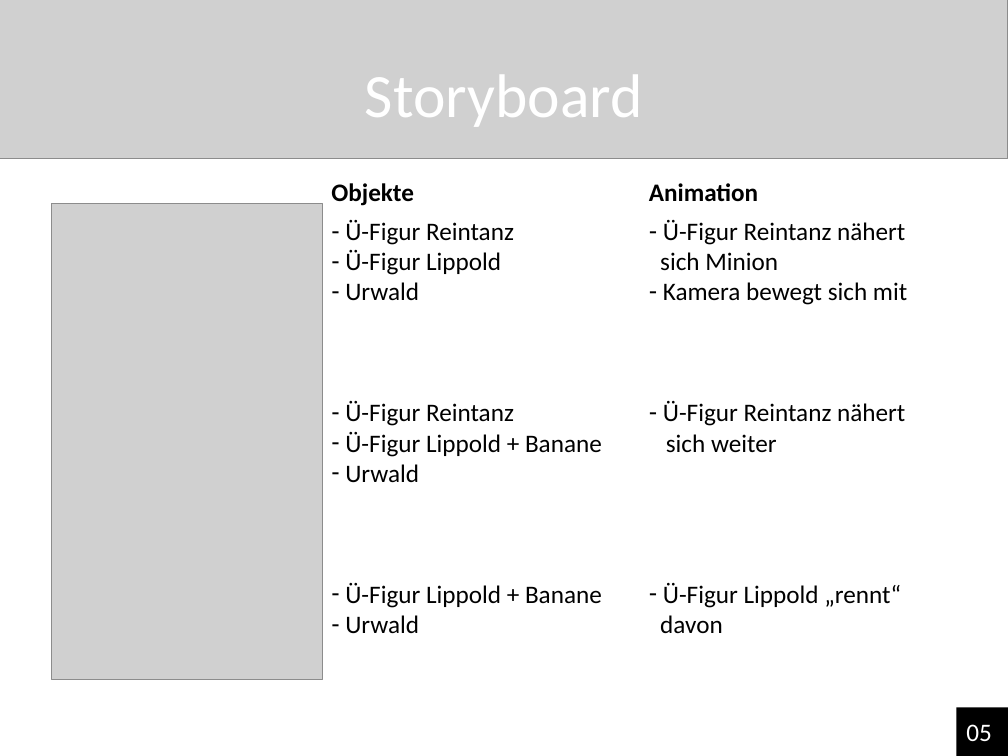
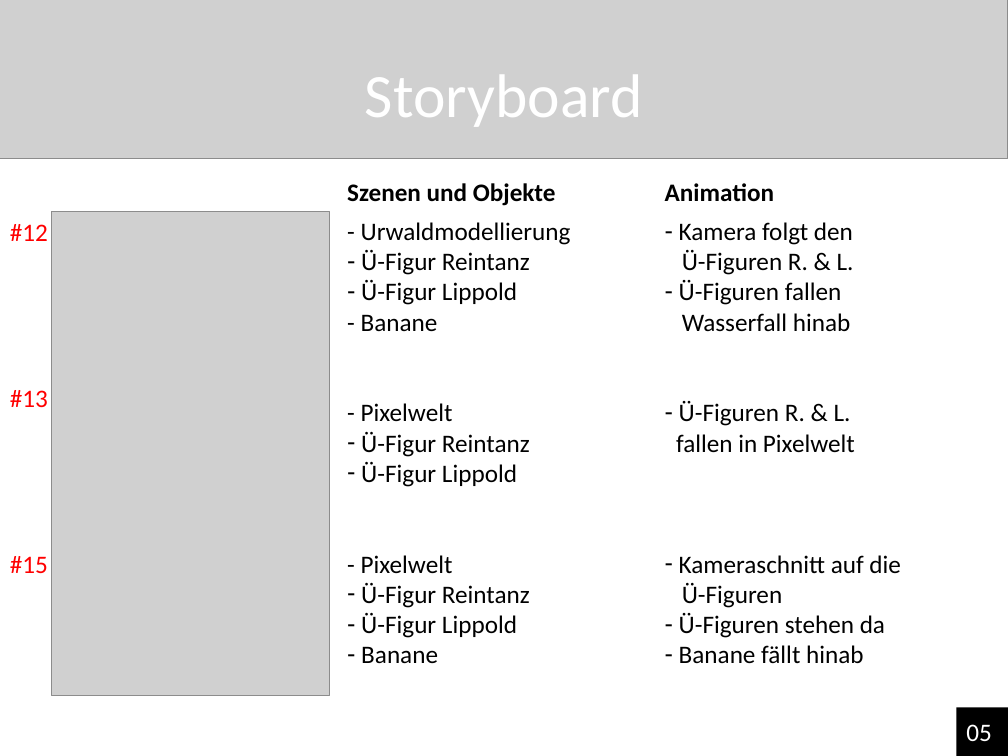
Before and after one commit to NReintanz/Pixie, a slide deck: slide 7 of 00_Organsiatorisches/Pixie‘s großes Abenteuer.pptx. Drawn at 1008x756 pixels with LibreOffice and Linux fonts; fonts in the diff are those of the drawing; grey boxes stand for pictures. Boxes give left, top, right and bottom in pixels: in the first picture for what was removed or moved away, otherwise in the second. Text is boxed around its words. In the diff, an @@ line names an element or a change of style, - is before the commit and + after.

```diff
--- a/00_Organsiatorisches/Pixie‘s großes Abenteuer.pptx
+++ b/00_Organsiatorisches/Pixie‘s großes Abenteuer.pptx
@@ text "Animation": place and size @@
-text "Animation" at box(649, 183, 758, 201)
+text "Animation" at box(665, 183, 774, 201)
@@ text at box(347, 183, 556, 206): text changed @@
-Objekte
+Szenen und Objekte
@@ text added at box(10, 224, 48, 241), 18 pt, text #FF0000 @@
+#12
@@ picture: place and size @@
-picture at box(51, 204, 323, 679)
+picture at box(51, 212, 330, 696)
@@ text "- Urwaldmodellierung": place and size @@
-text "- Urwaldmodellierung" at box(345, 220, 602, 634)
+text "- Urwaldmodellierung" at box(361, 222, 571, 664)
@@ text at box(361, 222, 571, 245): paragraph added @@
+- Urwaldmodellierung
@@ text at box(676, 222, 900, 663): text changed @@
-– Ü-Figur Reintanz nähert
-sich Minion
-– Kamera bewegt sich mit
-– Ü-Figur Reintanz nähert
-sich weiter
-– Ü-Figur Lippold „rennt“
-davon
+– Kamera folgt den
+Ü-Figuren R. & L.
+– Ü-Figuren fallen
+Wasserfall hinab
+– Ü-Figuren R. & L.
+fallen in Pixelwelt
+– Kameraschnitt auf die
+Ü-Figuren
+– Ü-Figuren stehen da
+– Banane fällt hinab
@@ text at box(361, 314, 453, 421): text changed @@
-– Urwald
+- Banane
+- Pixelwelt
@@ text added at box(10, 390, 48, 407), 18 pt, text #FF0000 @@
+#13
@@ text at box(361, 462, 530, 664): text changed @@
-– Ü-Figur Lippold + Banane
-– Urwald
-– Ü-Figur Lippold + Banane
-– Urwald
+– Ü-Figur Lippold
+- Pixelwelt
+– Ü-Figur Reintanz
+– Ü-Figur Lippold
+– Banane
@@ text added at box(10, 556, 48, 573), 18 pt, text #FF0000 @@
+#15
```
Also in this commit, not shown: 4 other slides changed, 1 slide added, 3 slides removed.
